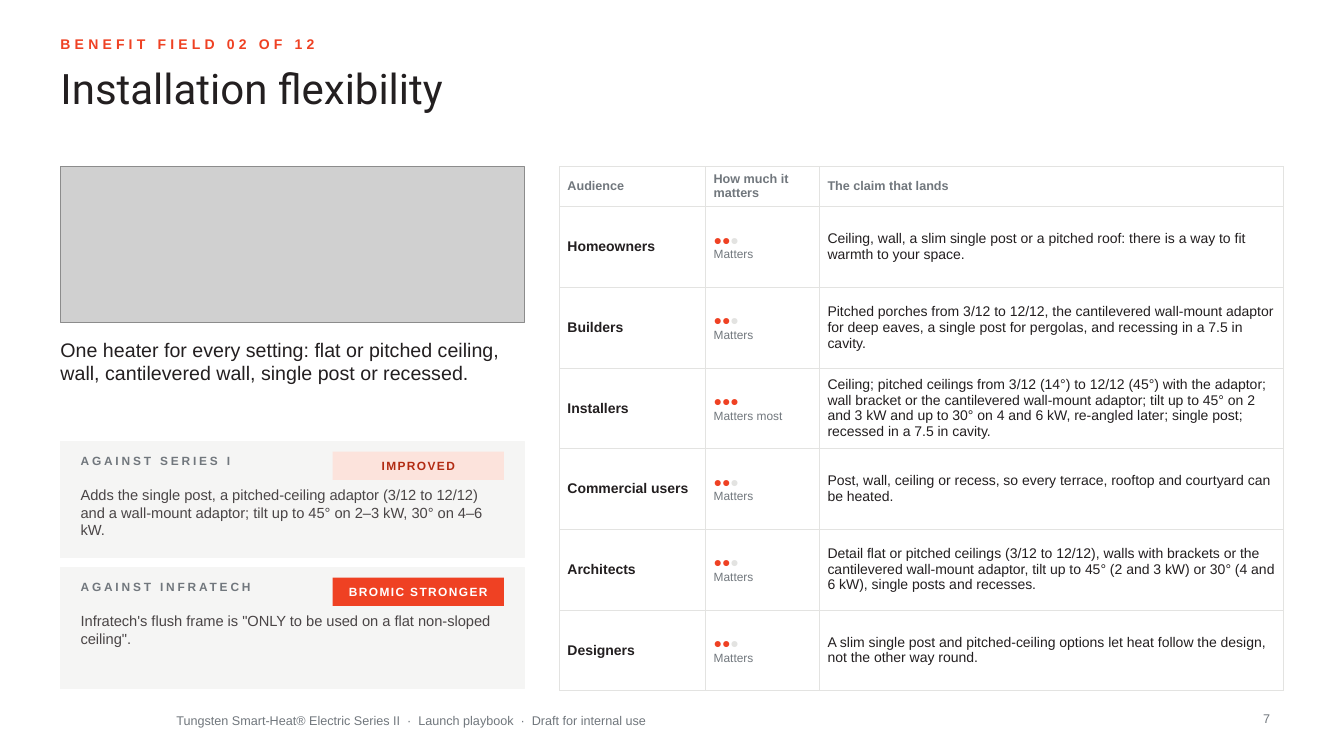
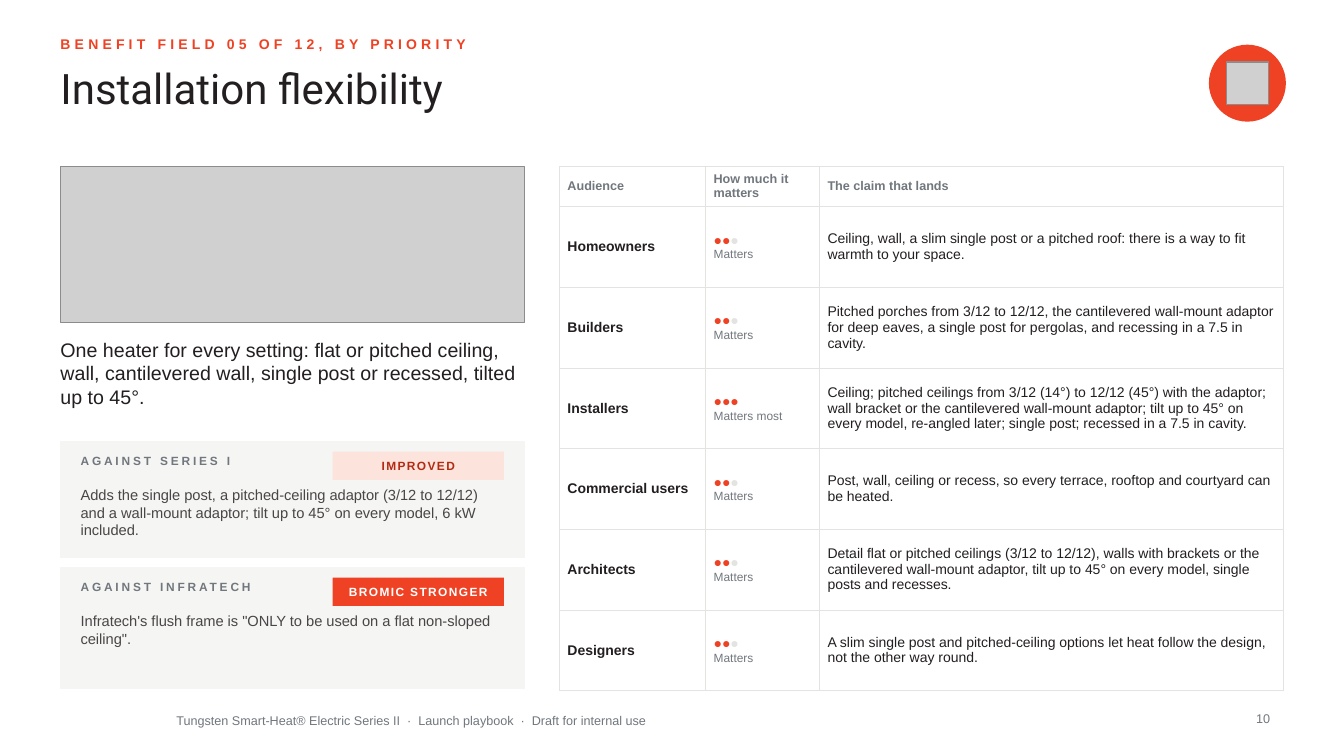
Before and after one commit to aayuvis/Bromic_Marketing, a slide deck: slide 10 of decks/Tungsten-Series-II-Launch-Playbook.pptx (slide 7 before the commit). Drawn at 1344x756 pixels with LibreOffice and Linux fonts; fonts in the diff are those of the drawing; grey boxes stand for pictures; background and template pictures are left out. Boxes give left, top, right and bottom in pixels: in the first picture for what was removed or moved away, otherwise in the second. Text is boxed around its words. In the diff, an @@ line names an element or a change of style, - is before the commit and + after.

```diff
--- a/decks/Tungsten-Series-II-Launch-Playbook.pptx
+++ b/decks/Tungsten-Series-II-Launch-Playbook.pptx
@@ text at (60, 39, 465, 51): text changed @@
-BENEFIT FIELD 02 OF 12
+BENEFIT FIELD 05 OF 12, BY PRIORITY
@@ ellipse added at (1210, 45, 1286, 121), fill #EF4123, outline #EF4123 1 pt @@
@@ picture added at (1226, 62, 1268, 104) @@
@@ table at (560, 166, 1284, 669) @@
-row 4, column 3: Ceiling; pitched ceilings from 3/12 (14°) to 12/12 (45°) with the adaptor; wall bracket or the cantilevered wall-mount adaptor; tilt up to 45° on 2 and 3 kW and up to 30° on 4 and 6 kW, re-angled later; single post; recessed in a 7.5 in cavity.
+row 4, column 3: Ceiling; pitched ceilings from 3/12 (14°) to 12/12 (45°) with the adaptor; wall bracket or the cantilevered wall-mount adaptor; tilt up to 45° on every model, re-angled later; single post; recessed in a 7.5 in cavity.
-row 6, column 3: Detail flat or pitched ceilings (3/12 to 12/12), walls with brackets or the cantilevered wall-mount adaptor, tilt up to 45° (2 and 3 kW) or 30° (4 and 6 kW), single posts and recesses.
+row 6, column 3: Detail flat or pitched ceilings (3/12 to 12/12), walls with brackets or the cantilevered wall-mount adaptor, tilt up to 45° on every model, single posts and recesses.
@@ text at (60, 342, 515, 408): text changed @@
-One heater for every setting: flat or pitched ceiling, wall, cantilevered wall, single post or recessed.
+One heater for every setting: flat or pitched ceiling, wall, cantilevered wall, single post or recessed, tilted up to 45°.
@@ text at (81, 489, 478, 535): text changed @@
-Adds the single post, a pitched-ceiling adaptor (3/12 to 12/12) and a wall-mount adaptor; tilt up to 45° on 2–3 kW, 30° on 4–6 kW.
+Adds the single post, a pitched-ceiling adaptor (3/12 to 12/12) and a wall-mount adaptor; tilt up to 45° on every model, 6 kW included.
@@ page number at (1256, 714, 1270, 723): text changed @@
-7
+10
```
Also in this commit, not shown: 36 other slides changed, 3 slides added, 1 slide removed, 7 other files.
